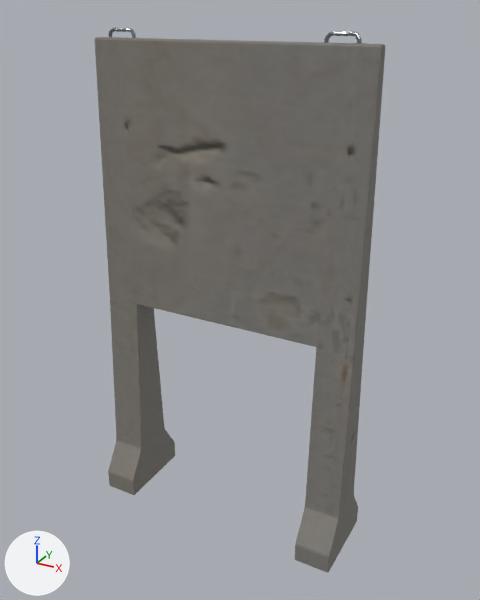
One commit to the glTF model public/models/roll_barrier.glb: the scene before it, then after it.
The view is the same before and after, from a 50 mm camera at (1.51, -2.61, 2.58) aimed at (0.05, 0.03, 1.26). The lights are fixed; the arrows at lower left show +X, +Y and +Z. Where no turn or scale is listed for an object, it has been applied to the vertices. Vertices at the same position are counted once.

The first picture shows 'wall2'.
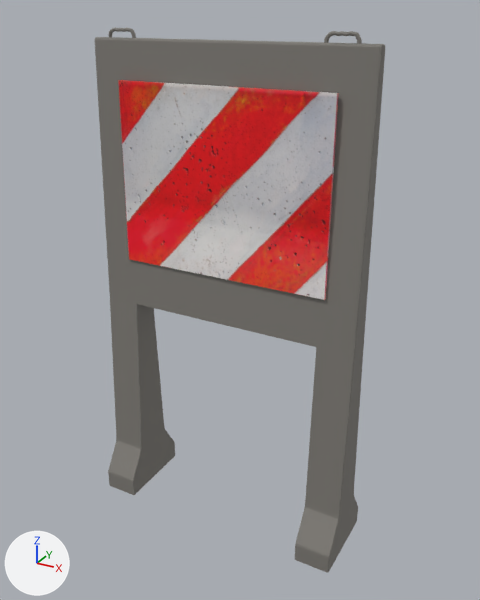
Commit message: barrier glb v1.5

Where the newer file only moved an object's origin or applied its transform, the numbers keep the older frame.

The change, as JSON lines over the scene's bpy script:
```json
{"op": "add", "block": "img_block_barrier", "code": ["img_block_barrier = load_image('block_barrier', '_unpacked/block_barrier', 256, 256, 'sRGB')"]}
{"op": "add", "block": "mat_block", "code": ["mat_block = principled_material('Block')", "mat_block.texture = img_block_barrier"]}
{"block": "me_mesh_001", "where": "# used by ob_wall2; location = (0.0, 0.0, 0.0)"}
{"op": "remove", "block": "me_mesh_001", "code": "me_mesh_001.from_pydata(...)  # 399 vertices, 741 faces; spans x -0.69..0.69, y -0.21..0.21, z 0.0..2.5"}
{"op": "add", "block": "me_mesh_001", "code": "me_mesh_001.from_pydata(...)  # 407 vertices, 751 faces; spans x -0.69..0.69, y -0.21..0.21, z 0.0..2.5"}
{"block": "me_mesh_001", "change": "me_mesh_001 part 1"}
{"block": "me_mesh_001", "change": "58 faces are deleted"}
{"block": "me_mesh_001", "change": "10 vertices move within x -0.6..0.58, y 0.0..0.01, z 2.48"}
{"block": "me_mesh_001", "change": "8 vertices are added at x -0.54..0.54, y -0.07..-0.04, z 1.4..2.28"}
{"block": "me_mesh_001", "change": "10 new faces join them, mat_block (picture img_block_barrier)"}
{"block": "me_mesh_001", "change": "58 new faces join them, mat_wall2"}
{"block": "me_mesh_001", "change": "me_mesh_001 part 2: 691 kept faces spanning x -0.69..0.69, y -0.21..0.21, z 0.0..2.5 get new texture (UV) coordinates"}
{"op": "add", "block": "me_mesh_001", "code": "me_mesh_001.materials.append(mat_block)  # picture img_block_barrier"}
```

Boxes (x1, y1, x2, y2) around the edits, measured in the pictures (480 x 600 px; the box of a moved part takes in the faces that stretch with it):
```json
{"part": 1, "of": "me_mesh_001", "change": "moved or reshaped", "before": [110, 31, 330, 38], "after": [110, 31, 339, 300]}
{"part": 2, "of": "me_mesh_001", "change": "surface changed", "before": [109, 27, 362, 385], "after": [109, 27, 362, 385]}
```
